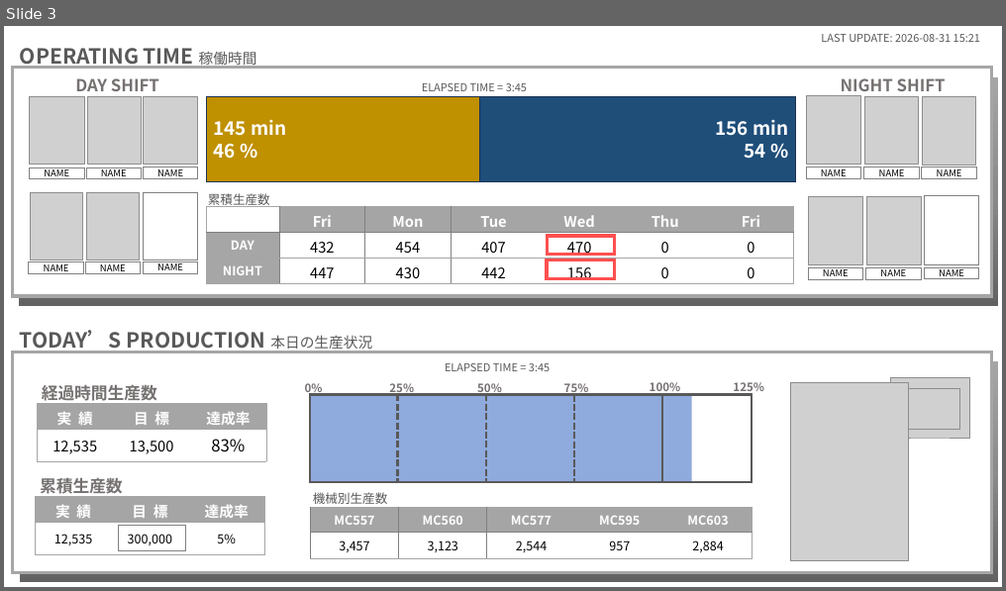
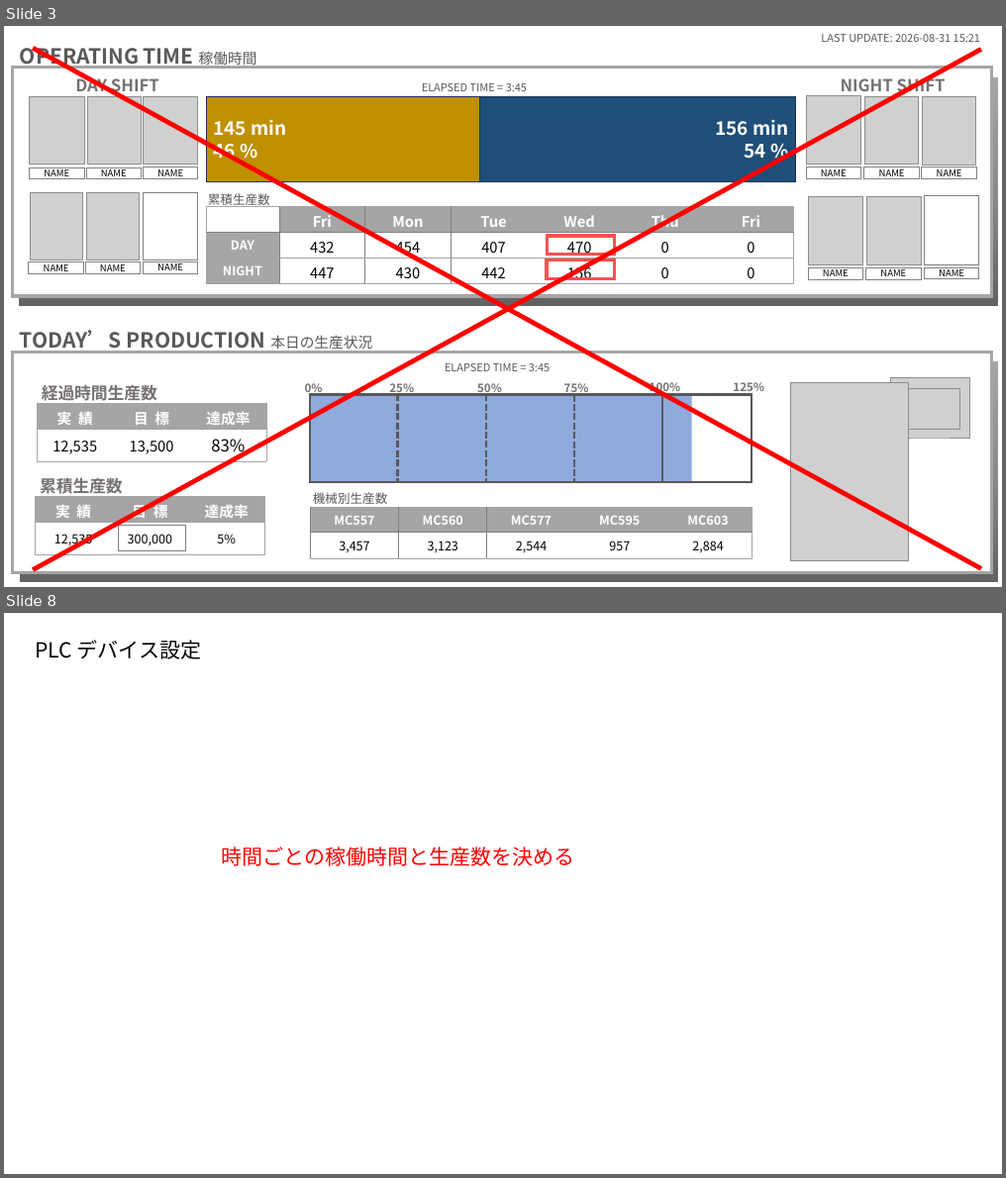
Before and after one commit to BUMZOH/body_inspect_visualize_coba, a slide deck: docs/工場見える化構想.pptx. Shown one above the other, each under a label of ours: slide 3 before the commit, slides 3 and 8 after it; the slides between them are not shown. The pictures are 1006x591 and 1006x1178 pixels, drawn with LibreOffice and Linux fonts; fonts in the diff are those of the drawing; grey boxes stand for pictures. Boxes give left, top, right and bottom in pixels: in the first picture for what was removed or moved away, otherwise in the second. Text is boxed around its words. In the diff, an @@ line names an element or a change of style, - is before the commit and + after.

```diff
--- a/docs/工場見える化構想.pptx
+++ b/docs/工場見える化構想.pptx
@@ slide 8 added at (4, 613, 1002, 1174), background #FFFFFF @@
@@ text added at (35, 640, 202, 660), 20 pt, text #000000 @@
+PLC デバイス設定
@@ text added at (222, 847, 575, 866), 20 pt, text #FF0000 @@
+時間ごとの稼働時間と生産数を決める
@@ slide 3 changed as well @@
@@ line added from (33, 570) to (982, 49), #FF0000 4.5 pt @@
@@ line added from (33, 48) to (982, 569), #FF0000 4.5 pt @@
```
Also in this commit, not shown: 2 other slides changed, 4 other slides added, 1 other file.
